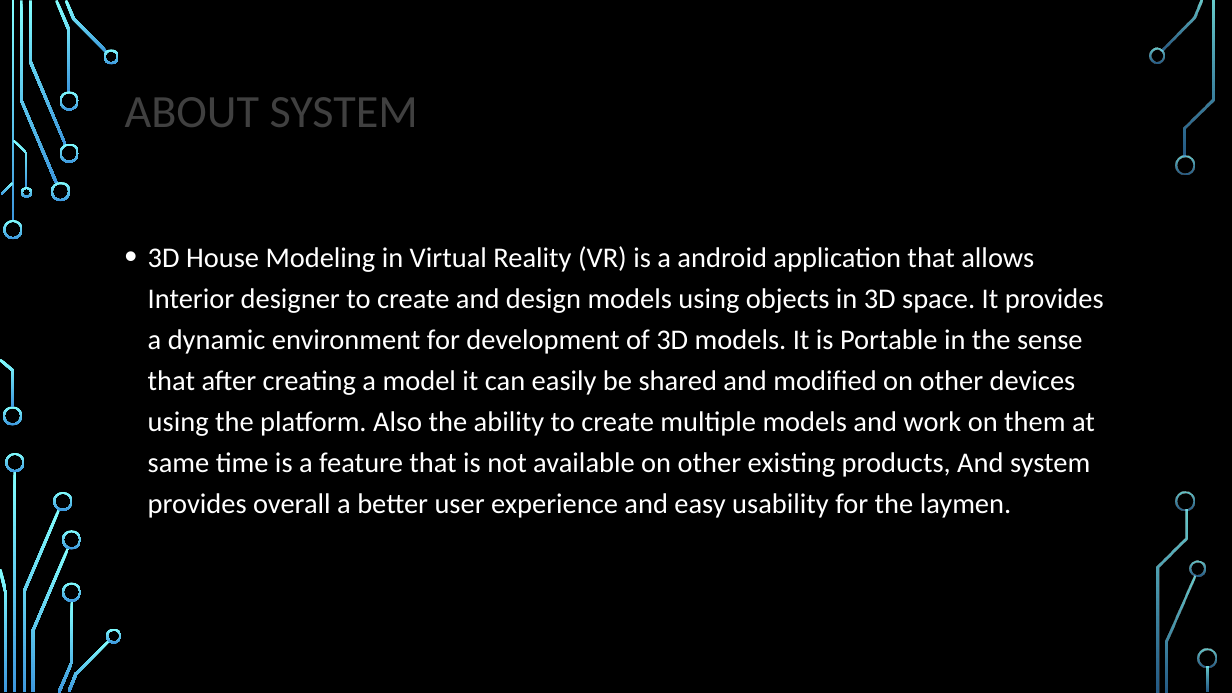
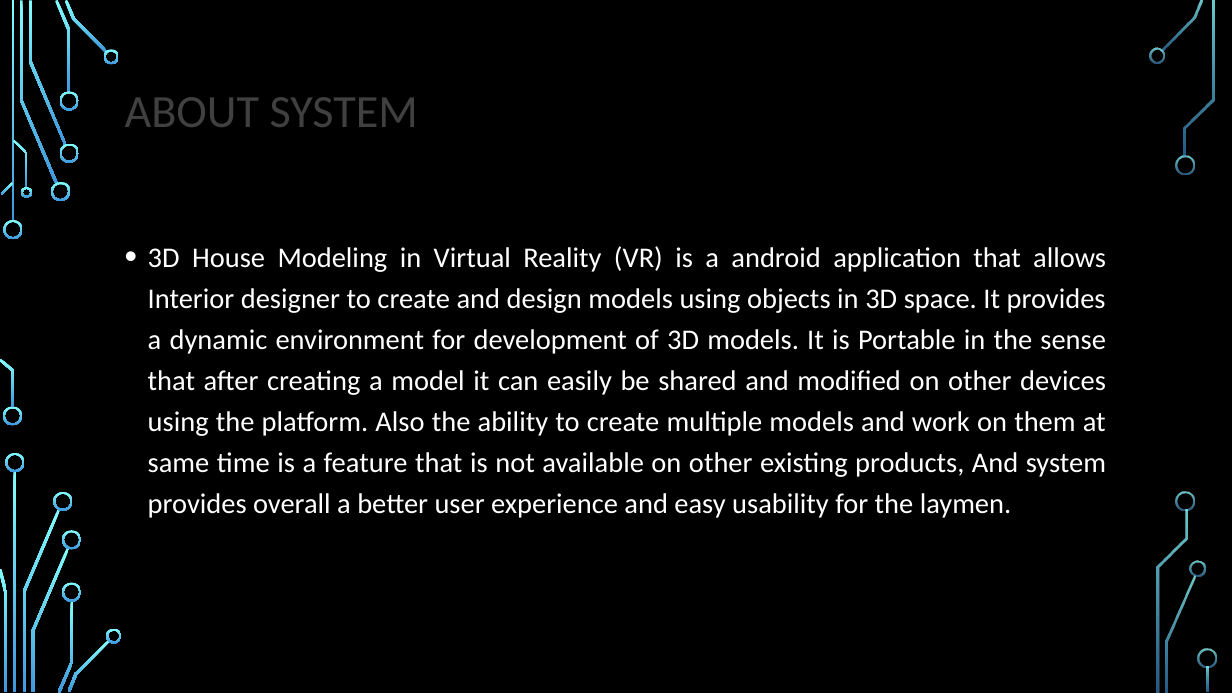
Before and after one commit to VIRTUALD3SIGN/VR, a slide deck: slide 4 of presentation_v02.pptx. Drawn at 1232x693 pixels with LibreOffice and Linux fonts; fonts in the diff are those of the drawing; background and template pictures are left out. Boxes give left, top, right and bottom in pixels: in the first picture for what was removed or moved away, otherwise in the second. Text is boxed around its words. In the diff, an @@ line names an element or a change of style, - is before the commit and + after.

```diff
--- a/presentation_v02.pptx
+++ b/presentation_v02.pptx
@@ text "3D House Modeling in Virtual ..." at box(148, 246, 1106, 518): alignment left to justified @@
```
Also in this commit, not shown: 4 other slides changed.
